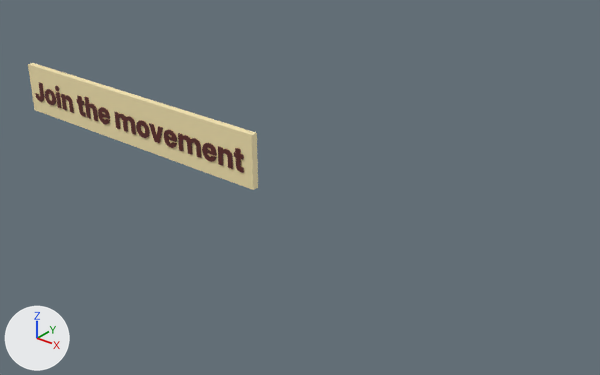
Renders of the glTF model water/Assets/joinButton.gltf from each side of a commit.
One viewpoint serves both versions: a 50 mm lens placed at (34.18, -9.22, 5.57), pointed at (26.24, 0.7, -0.58). Lighting does not change. The marker at lower left points along +X, +Y and +Z.

Objects in the first picture: 'Text.001', 'joinButton'.
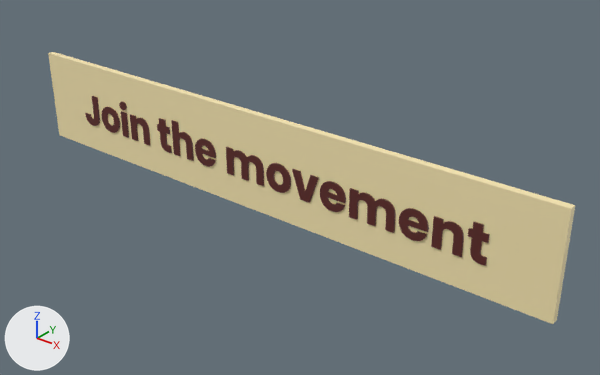
Location of each change, [x1, y1, x2, y2] in pixels of the pictures (600 x 375 px):
'joinButton', moved, rescaled (129% wider, 113% taller)
    before: [28, 63, 258, 190]
    after: [48, 52, 575, 324]
'Text.001', moved, rescaled (93% wider, 86% taller)
    before: [35, 82, 244, 173]
    after: [85, 96, 490, 266]

The edits, one by one:
Object 'joinButton' (ob_joinbutton) moves from (22.58, 0.23, -0.11) to (25.66, 0.23, -0.11).
Object 'joinButton' (ob_joinbutton) is rescaled from (6.14, 1.0, 0.125) to (10.7, 1.75, 0.125).
Object 'Text.001' (ob_text_001) moves from (-0.00415, 0.00062, 0.289) to (-0.00237, 0.000355, 0.289).
Object 'Text.001' (ob_text_001) is rescaled from (0.163, 1.0, 8.0) to (0.14, 0.857, 8.0).
